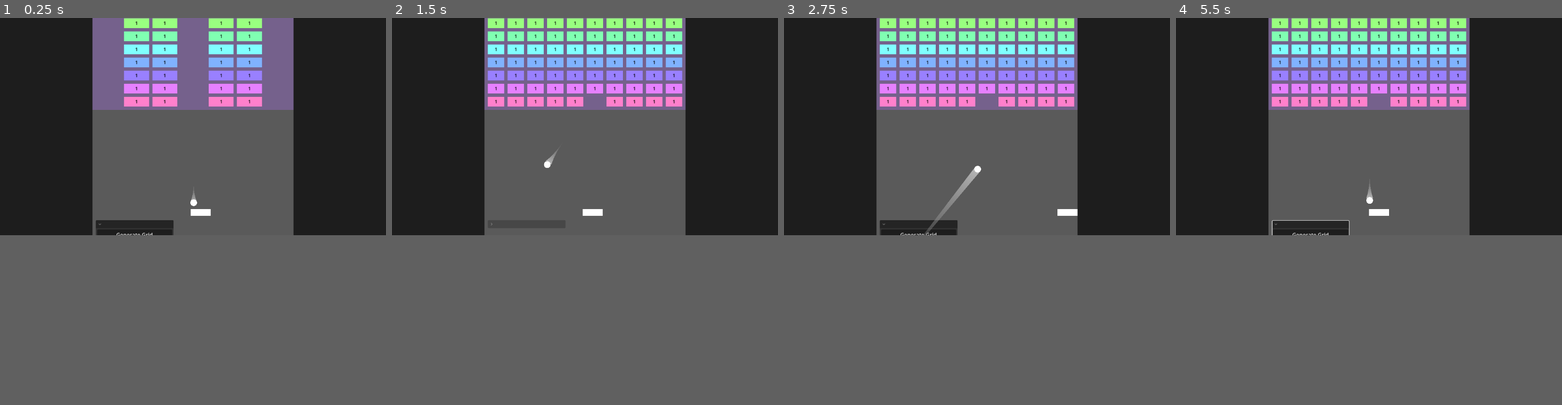
Above: before the commit, frames 1-4 (left to right).
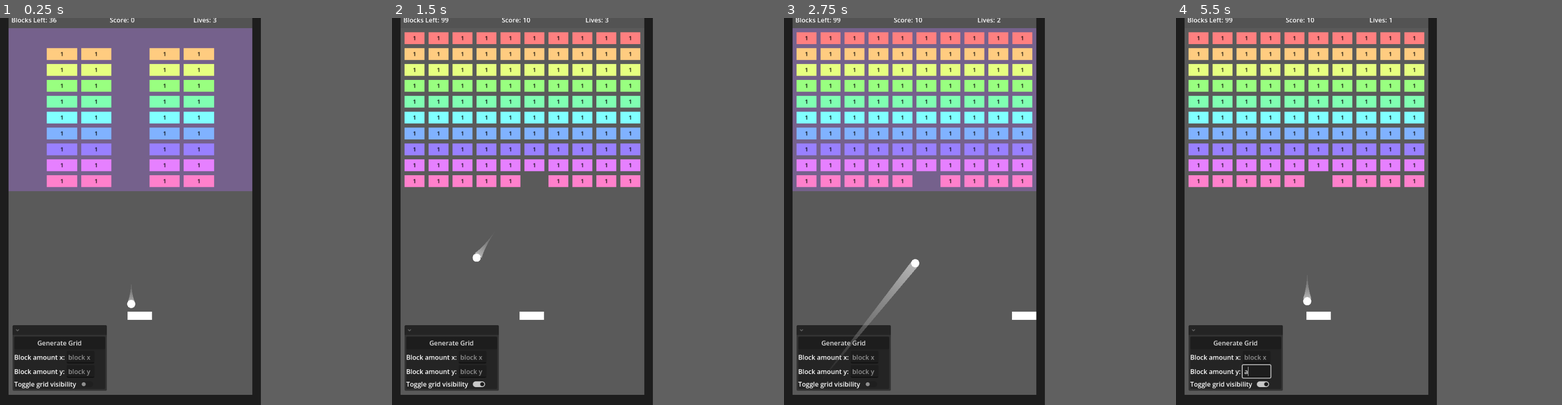
Above: after the commit, the same moments.

Repository: ProudFridge/Breakout
Game: Godot game, scene res://scenes/world/world.tscn
The game is run twice, just before and just after one commit, with the same random seed, the same clock (stepped at 60 frames per second) and the same inputs.
Inputs (mouse positions are in pixels of both pictures, inside the frame that each line leads up to):
- Up to frame 1 (0.25 s): no input
- Up to frame 2 (1.5 s): click "Generate Grid" at 0.5 s; click (519, 223) at 1.27 s
- Up to frame 3 (2.75 s): tap Enter at 2 s; move the mouse to (1061, 114) at 2.02 s; hold D (move_right) from 2.03 s (still down); tap Shift (dash) at 2.1 s; click (1061, 114) at 2.17 s
- Up to frame 4 (5.5 s): move the mouse to (1291, 137) at 2.77 s; release D (move_right) at 2.78 s; hold Down 2.78-3.53 s; tap Alt at 2.85, 4.35 s; tap Space at 3.5 s; move the mouse to (1407, 79) at 3.52 s; hold D (move_right) 3.53-4.28 s; tap Shift (dash) at 3.6, 5.1 s; move the mouse to (1349, 168) at 4.27 s; hold Up 4.28-5.03 s; click (1349, 168) at 4.42 s; tap Enter at 5 s; move the mouse to (1484, 157) at 5.02 s; hold A (move_left) from 5.03 s (still down)
In our replay, the window is 799x449 before the commit and 540x800 after it. These sizes can differ from the game's own. Grey fills any space a smaller window leaves; there, only what the larger window draws over its background counts as a difference.

The runs differ from the first frame. In frame 1, 42% of the frame differs, in the area x 0-77%, y 0-100%; in frame 2, 41%; in frame 3, 44%; in frame 4, 42%.

Commit message:
Add losing screen

Diff:
--- a/project.godot
+++ b/project.godot
@@ -22,6 +22,8 @@
 
 [display]
 
+window/size/viewport_width=642
+window/size/viewport_height=950
 window/size/mode=2
 
 [editor_plugins]
--- a/scenes/ball/ball.gd
+++ b/scenes/ball/ball.gd
@@ -1,4 +1,5 @@
 extends CharacterBody2D
+class_name Ball
 
 @export var SPEED: float = 300.0
 @export var damage: float = 1
@@ -9,6 +10,7 @@
 
 var initial_vector: Vector2 = Vector2(0,1)
 var initial_position: Vector2
+signal died()
 
 func _ready() -> void:
 	velocity = initial_vector * SPEED
@@ -24,9 +26,9 @@
 
 		velocity = velocity.bounce(collision.get_normal())
 
-		print(body.name)
 		if body.is_in_group("BottomWall"):
 			die()
+			died.emit()
 		if body is Block:
 			body.take_damage(damage)
 
@@ -37,8 +39,13 @@
 func die() -> void:
 	position = initial_position
 	velocity = Vector2.ZERO
-	respawn_timer.start()
 
-func _on_respawn_timer_timeout() -> void:
+# "Respawns" the ball
+func respawn() -> void:
 	visible = true
 	velocity = initial_vector * SPEED
+
+func freeze() -> void:
+	velocity = Vector2.ZERO
+	visible = false
+	$CollisionShape2D.disabled = true
--- a/scenes/components/dash_component/dash_component.gd
+++ b/scenes/components/dash_component/dash_component.gd
@@ -18,7 +18,7 @@
 		#if node is CharacterBody2D:
 			#characterBody = node
 
-func _process(delta: float) -> void:
+func _process(_delta: float) -> void:
 	if Input.is_action_just_pressed("dash"):
 		dash_start()
 
--- a/scenes/components/trail_component/trail_component.gd
+++ b/scenes/components/trail_component/trail_component.gd
@@ -16,7 +16,7 @@
 	#position = characterBody.position
 
 # Called every frame. 'delta' is the elapsed time since the previous frame.
-func _process(delta: float) -> void:
+func _process(_delta: float) -> void:
 	#previousPosition = currentPosition
 	#currentPosition = characterBody.position
 
--- /dev/null
+++ b/scenes/managers/game_manager/game_manager.gd
@@ -0,0 +1,30 @@
+extends Node
+class_name GameManager
+
+@export var lives: int = 3
+@export var ball: Ball
+
+@onready var respawn_timer: Timer = $RespawnTimer
+
+signal life_changed(lives: int)
+signal lost_game()
+
+# Called when the node enters the scene tree for the first time.
+func _ready() -> void:
+	respawn_timer.timeout.connect(_on_timer_timeout)
+	if ball == null:
+		push_error("Ball slot cannot be empty")
+	ball.died.connect(_on_ball_died)
+
+func _on_ball_died() -> void:
+	lives -= 1
+	if lives == 0:
+		lost_game.emit()
+		ball.freeze()
+	else:
+		life_changed.emit(lives)
+		respawn_timer.start()
+		ball.die()
+
+func _on_timer_timeout() -> void:
+	ball.respawn()
--- /dev/null
+++ b/scenes/managers/game_manager/game_manager.tscn
@@ -0,0 +1,9 @@
+[gd_scene format=3 uid="uid://crl3sjvrqcwai"]
+
+[ext_resource type="Script" uid="uid://doya388sobnlx" path="res://scenes/managers/game_manager/game_manager.gd" id="1_4tpuv"]
+
+[node name="GameManager" type="Node" unique_id=2062060914]
+script = ExtResource("1_4tpuv")
+
+[node name="RespawnTimer" type="Timer" parent="." unique_id=1756365262]
+one_shot = true
--- a/scenes/managers/level_manager/level_manager.gd
+++ b/scenes/managers/level_manager/level_manager.gd
@@ -4,7 +4,7 @@
 static var grid: Array = []
 
 # Loads levels from the levels.json file
-# Currently can o nly store one level in the grid array
+# Currently can only store one level in the grid array
 static func load_levels() -> void:
 	# Reads the levels.json file and parses it
 	var levelFile: FileAccess = FileAccess.open("res://levels.json", FileAccess.READ)
@@ -24,7 +24,6 @@
 			grid.append([])
 			for j: int in gridHeight:
 				grid[i].append(0) # Set a starter value for each position
-		print(gridHeight, gridWidth)
 
 		# Iterates through the grid
 		# TODO: make it possible to list multiple levels
@@ -32,7 +31,6 @@
 			var column: Array = blockGridTemp.get(i)
 			for j: int in gridWidth:
 				grid[j][i] = int(column.get(j))
-		print(grid)
 	else:
 		print("JSON Parse Error: ", json.get_error_message(), " at line ", json.get_error_line())
 		return
--- /dev/null
+++ b/scenes/world/lives_count.gd
@@ -0,0 +1,11 @@
+extends Label
+
+@export var gameManager: GameManager
+
+# Called when the node enters the scene tree for the first time.
+func _ready() -> void:
+	text = str(gameManager.lives)
+	gameManager.life_changed.connect(_on_game_manager_life_changed)
+
+func _on_game_manager_life_changed(lives: int) -> void:
+	text = str(lives)
--- a/scenes/world/world.gd
+++ b/scenes/world/world.gd
@@ -5,10 +5,12 @@
 @onready var bottom_wall: CollisionShape2D = $WorldBoundary/BottomWall/BottomWall
 @onready var top_wall: CollisionShape2D = $WorldBoundary/Walls/TopWall
 @onready var block_manager: BlockManager = $BlockManager
+@onready var game_manager: GameManager = $GameManager
 @onready var panel: Panel = $Background/Panel
 @onready var ui: Control = $UI
 @onready var header: Panel = $UI/Header
 @onready var camera: Camera2D = $Camera2D
+@onready var lost_screen: Panel = $UI/LostScreen
 
 @export var gameAreaSize: Vector2 = Vector2(900, 900)
 @onready var blockAreaSize: Vector2 = Vector2(gameAreaSize.x, 400)
@@ -29,6 +31,7 @@
 	# Makes the ui only fit in the game area
 	ui.size = gameAreaSize
 
+	game_manager.lost_game.connect(_on_game_manager_lost_game)
 	# Try to fix later, tried to add a setting that made the viewport the same size as the game area + header
 	#if isCompact:
 		#ProjectSettings.set_setting("display/window/size/viewport_width", 200)
@@ -62,3 +65,6 @@
 
 func _on_check_button_pressed() -> void:
 	block_manager.toggle_grid_area_visibilty()
+
+func _on_game_manager_lost_game() -> void:
+	lost_screen.visible = visible
--- a/scenes/world/world.tscn
+++ b/scenes/world/world.tscn
@@ -2,10 +2,12 @@
 
 [ext_resource type="PackedScene" uid="uid://cvstwnwbs75xl" path="res://scenes/paddle/paddle.tscn" id="1_dphjl"]
 [ext_resource type="Script" uid="uid://bwnvb3pphh2v2" path="res://scenes/world/world.gd" id="1_sl2e5"]
+[ext_resource type="PackedScene" uid="uid://crl3sjvrqcwai" path="res://scenes/managers/game_manager/game_manager.tscn" id="2_bq33v"]
 [ext_resource type="PackedScene" uid="uid://blmhj0qtrvphf" path="res://scenes/managers/block_manager/block_manager.tscn" id="2_v5dby"]
 [ext_resource type="PackedScene" uid="uid://dpwwvkfv48suw" path="res://scenes/ball/ball.tscn" id="3_1fp7r"]
 [ext_resource type="Script" uid="uid://ces6ena1i6w8o" path="res://scenes/world/score_count.gd" id="6_bq33v"]
 [ext_resource type="Script" uid="uid://bm8l7wl3514wr" path="res://scenes/world/count.gd" id="6_t5ptc"]
+[ext_resource type="Script" uid="uid://bkds3evdumf3k" path="res://scenes/world/lives_count.gd" id="8_j2gmx"]
 
 [sub_resource type="StyleBoxFlat" id="StyleBoxFlat_v5dby"]
 bg_color = Color(0.35531357, 0.35531357, 0.35531345, 1)
@@ -17,6 +19,16 @@
 [sub_resource type="WorldBoundaryShape2D" id="WorldBoundaryShape2D_v5dby"]
 
 [sub_resource type="WorldBoundaryShape2D" id="WorldBoundaryShape2D_6m72w"]
+
+[sub_resource type="StyleBoxFlat" id="StyleBoxFlat_j2gmx"]
+bg_color = Color(0.32544068, 0.32544097, 0.32544082, 1)
+
+[sub_resource type="StyleBoxFlat" id="StyleBoxFlat_1yooq"]
+bg_color = Color(0.13319641, 0.13319641, 0.13319635, 1)
+corner_radius_top_left = 8
+corner_radius_top_right = 8
+corner_radius_bottom_right = 8
+corner_radius_bottom_left = 8
 
 [node name="World" type="Node2D" unique_id=1769071752]
 script = ExtResource("1_sl2e5")
@@ -36,6 +48,9 @@
 grow_horizontal = 2
 grow_vertical = 2
 theme_override_styles/panel = SubResource("StyleBoxFlat_v5dby")
+
+[node name="GameManager" parent="." unique_id=2062060914 node_paths=PackedStringArray("ball") instance=ExtResource("2_bq33v")]
+ball = NodePath("../Ball")
 
 [node name="BlockManager" parent="." unique_id=46482369 instance=ExtResource("2_v5dby")]
 
@@ -147,6 +162,7 @@
 anchor_right = 1.0
 offset_bottom = 41.0
 grow_horizontal = 2
+theme_override_styles/panel = SubResource("StyleBoxFlat_j2gmx")
 
 [node name="HBoxContainer" type="HBoxContainer" parent="UI/Header" unique_id=1175450939]
 layout_mode = 1
@@ -188,6 +204,55 @@
 size_flags_horizontal = 3
 text = "3232"
 script = ExtResource("6_bq33v")
+
+[node name="LivesLeft" type="HBoxContainer" parent="UI/Header/HBoxContainer" unique_id=1499677608]
+layout_mode = 2
+size_flags_horizontal = 3
+
+[node name="Text" type="Label" parent="UI/Header/HBoxContainer/LivesLeft" unique_id=15434094]
+layout_mode = 2
+size_flags_horizontal = 3
+text = "Lives:"
+horizontal_alignment = 2
+
+[node name="Count" type="Label" parent="UI/Header/HBoxContainer/LivesLeft" unique_id=455399839 node_paths=PackedStringArray("gameManager")]
+layout_mode = 2
+size_flags_horizontal = 3
+text = "32"
+script = ExtResource("8_j2gmx")
+gameManager = NodePath("../../../../../GameManager")
+
+[node name="LostScreen" type="Panel" parent="UI" unique_id=430691535]
+visible = false
+z_index = 2
+layout_mode = 1
+anchors_preset = 8
+anchor_left = 0.5
+anchor_top = 0.5
+anchor_right = 0.5
+anchor_bottom = 0.5
+offset_left = -165.0
+offset_top = -91.5
+offset_right = 165.0
+offset_bottom = 91.5
+grow_horizontal = 2
+grow_vertical = 2
+theme_override_styles/panel = SubResource("StyleBoxFlat_1yooq")
+
+[node name="Label" type="Label" parent="UI/LostScreen" unique_id=281808710]
+layout_mode = 1
+anchors_preset = 8
+anchor_left = 0.5
+anchor_top = 0.5
+anchor_right = 0.5
+anchor_bottom = 0.5
+offset_left = -35.5
+offset_top = -11.5
+offset_right = 35.5
+offset_bottom = 11.5
+grow_horizontal = 2
+grow_vertical = 2
+text = "You Lost!"
 
 [connection signal="pressed" from="UI/GridControls/FoldableContainer/VBoxContainer/GenerateGridButton" to="." method="_on_generate_grid_button_pressed"]
 [connection signal="text_changed" from="UI/GridControls/FoldableContainer/VBoxContainer/BlockX/BlockAmountX" to="." method="_on_block_amount_x_text_changed"]
Not shown, added: scenes/managers/game_manager/game_manager.gd.uid
Not shown, added: scenes/world/lives_count.gd.uid
Not shown, changed: TODO.md
